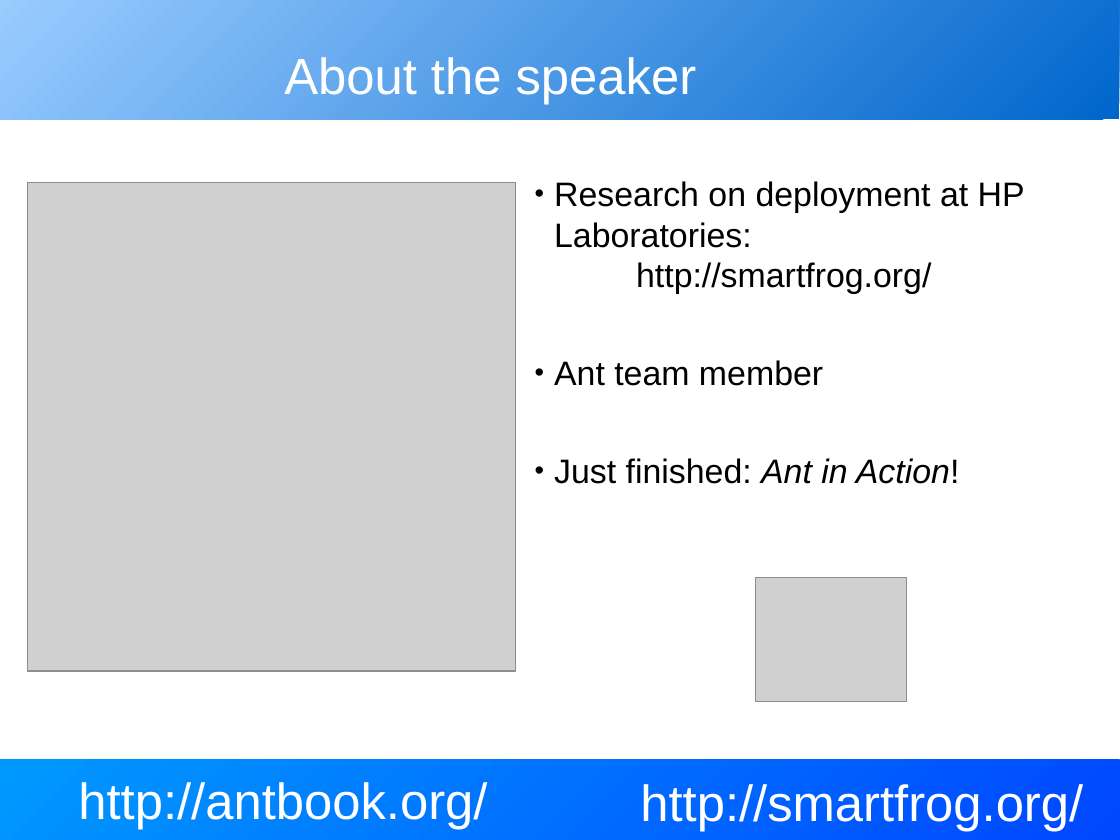
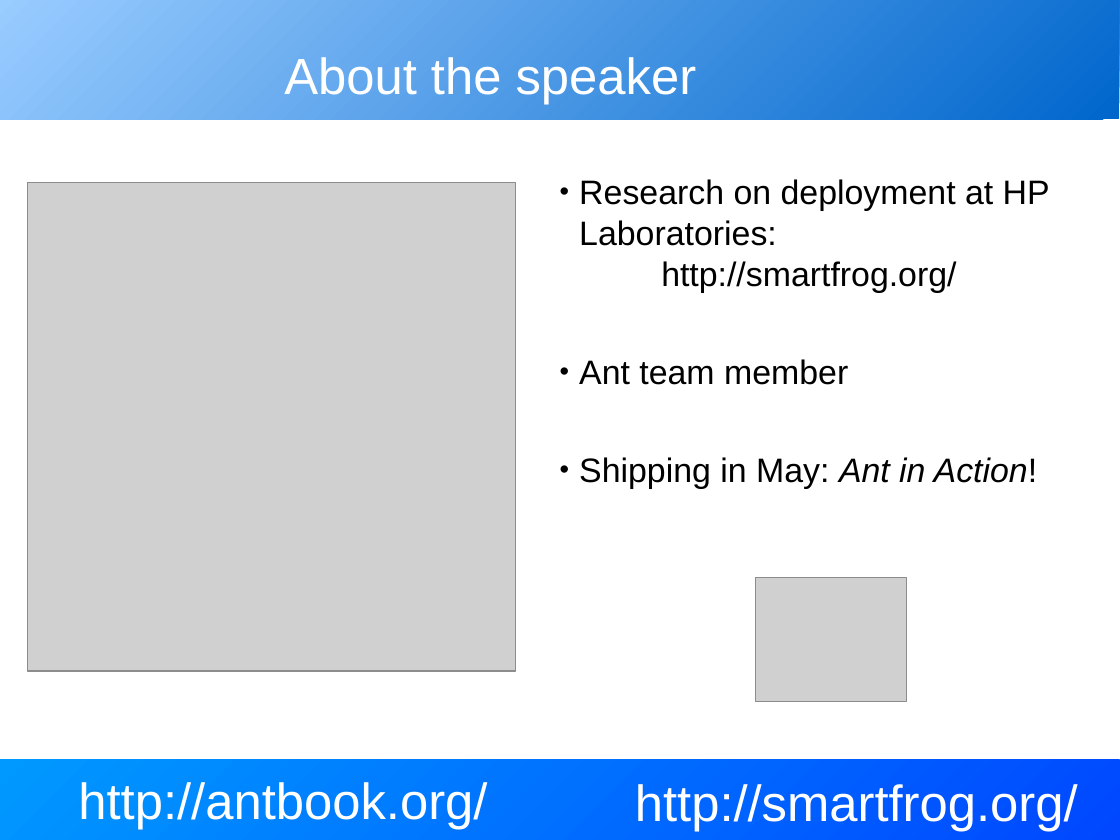
Before and after one commit to BeatrizTercero/repoSvnAnt, a slide deck: slide 2 of core/trunk/docs/slides/extending_ant.odp. Drawn at 1120x840 pixels with LibreOffice and Linux fonts; fonts in the diff are those of the drawing; grey boxes stand for pictures. Boxes give left, top, right and bottom in pixels: in the first picture for what was removed or moved away, otherwise in the second. Text is boxed around its words. In the diff, an @@ line names an element or a change of style, - is before the commit and + after.

```diff
--- a/core/trunk/docs/slides/extending_ant.odp
+++ b/core/trunk/docs/slides/extending_ant.odp
@@ text "Research on deployment at HP ...": place and size @@
-text "Research on deployment at HP ..." at <box>554,181,1025,484</box>
+text "Research on deployment at HP ..." at <box>579,179,1050,489</box>
@@ text at <box>579,457,1038,489</box>: text changed @@
-• Just finished: Ant in Action!
+• Shipping in May: Ant in Action!
@@ title "http://smartfrog.org/": place and size @@
-title "http://smartfrog.org/" at <box>640,784,1083,831</box>
+title "http://smartfrog.org/" at <box>635,784,1078,831</box>
```
Also in this commit, not shown: 7 other slides changed.
